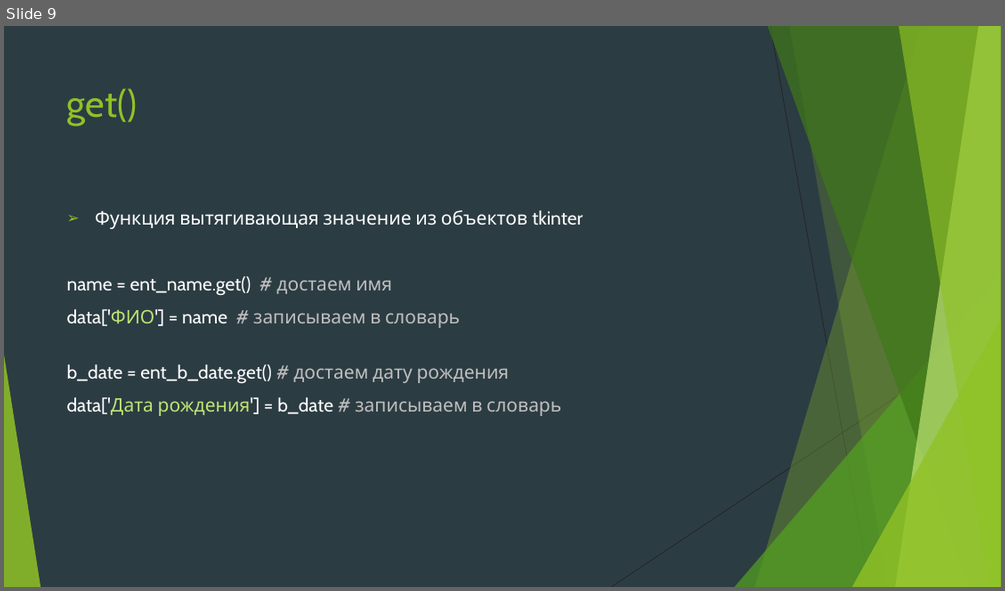
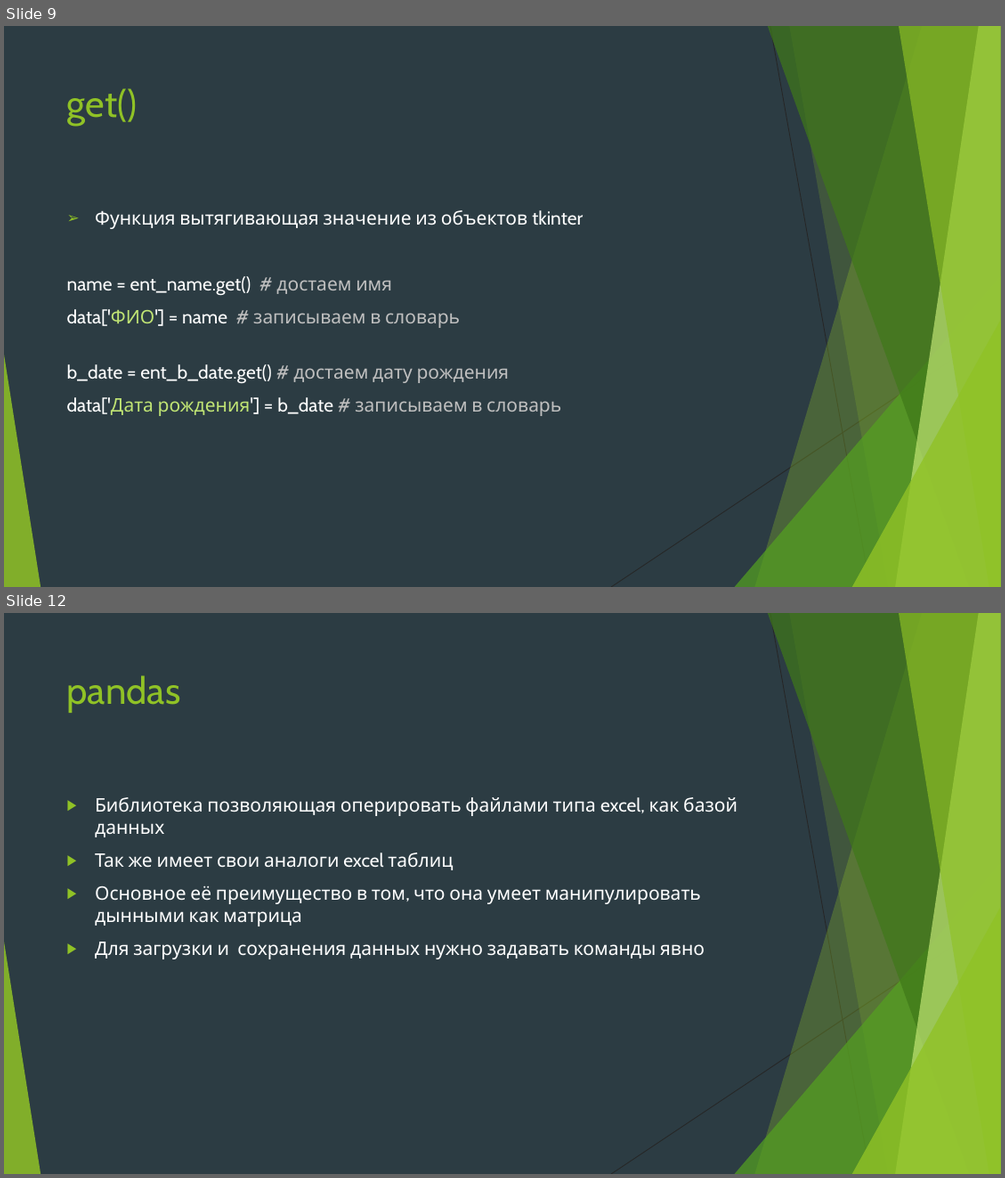
Before and after one commit to Yegor9151/for_corund, a slide deck: course_project_for_korund/ver 1.1/уроки/урок 7.pptx. Shown one above the other, each under a label of ours: slide 9 before the commit, slides 9 and 12 after it; the slides between them are not shown. The pictures are 1005x591 and 1005x1178 pixels, drawn with LibreOffice and Linux fonts; fonts in the diff are those of the drawing. Boxes give left, top, right and bottom in pixels: in the first picture for what was removed or moved away, otherwise in the second. Text is boxed around its words. In the diff, an @@ line names an element or a change of style, - is before the commit and + after.

```diff
--- a/course_project_for_korund/ver 1.1/уроки/урок 7.pptx
+++ b/course_project_for_korund/ver 1.1/уроки/урок 7.pptx
@@ slide 12 added at <box>4,613,1001,1174</box>, background #2C3C43; not listed: 10 template elements that a slide beside it also shows @@
@@ title added at <box>67,675,181,713</box>, 36 pt, text #90C226 @@
+pandas
@@ text added at <box>95,797,737,959</box>, 18 pt, text #FFFFFF @@
+▶ Библиотека позволяющая оперировать файлами типа excel, как базой данных
+▶ Так же имеет свои аналоги excel таблиц
+▶ Основное её преимущество в том, что она умеет манипулировать дынными как матрица
+▶ Для загрузки и сохранения данных нужно задавать команды явно
```
Also in this commit, not shown: 2 slides changed.
